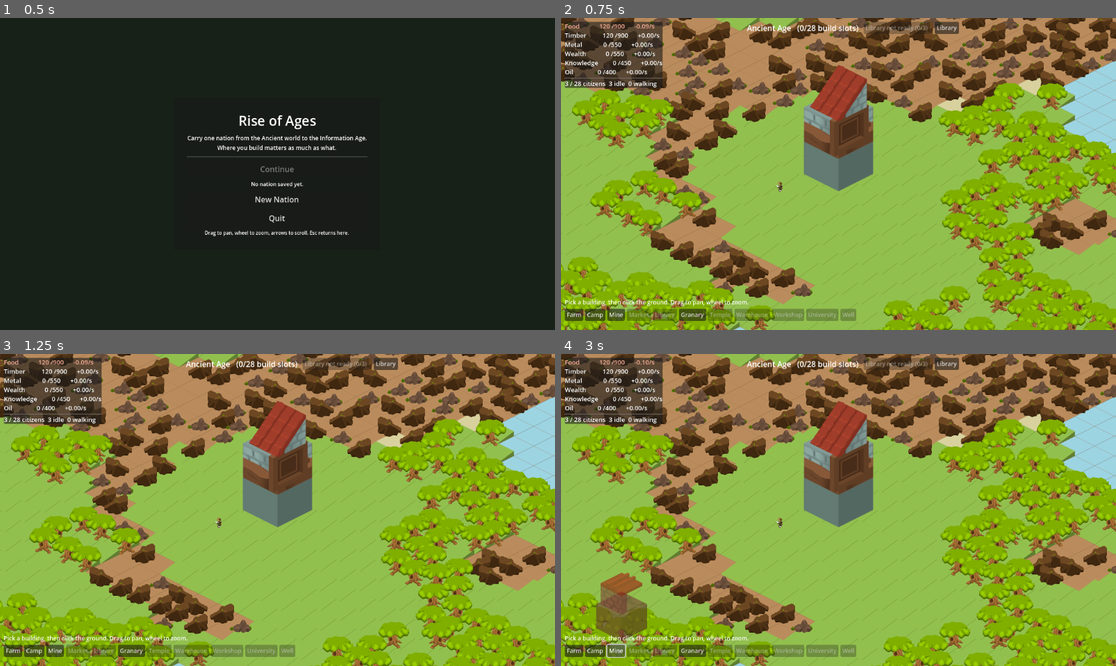
Above: before the commit, frames 1-4 (two rows, left to right).
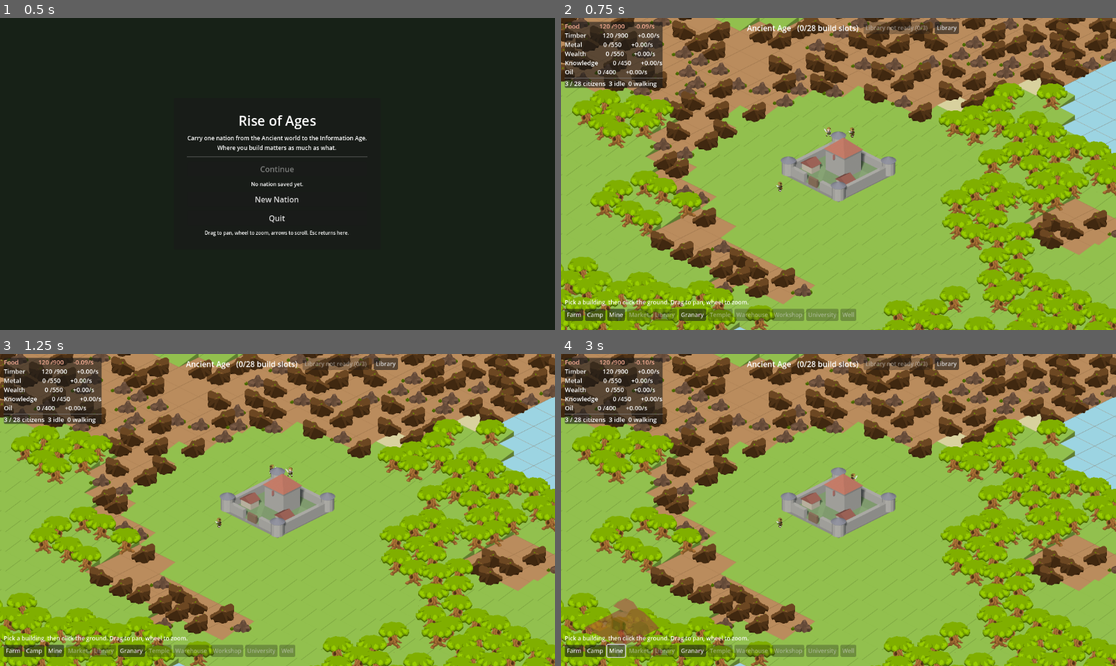
Above: after the commit, the same moments.

Repository: Sevin47/rise-of-ages
Game: Godot game, scene res://main.tscn
The game is run twice, just before and just after one commit, with the same random seed, the same clock (stepped at 60 frames per second) and the same inputs.
Inputs:
- Up to frame 1 (0.5 s): no input
- Up to frame 2 (0.75 s): click "New Nation" at 0.5 s
- Up to frame 3 (1.25 s): no input
- Up to frame 4 (3 s): click "Farm" at 1.25 s; click "Camp" at 2 s; click "Mine" at 2.75 s

Frame 1 is identical in both runs. In frame 2, 5.0% of the frame differs, in the area x 39-61%, y 14-60%; in frame 3, 5.0%; in frame 4, 6.6%, in the area x 4-61%, y 14-94%.

Commit message:
Model the whole building set
Twelve buildings, all through the same camera under the same lights, so
they match by construction rather than by inspection. That was the point
of the pipeline: with only the farm rendered there was a tileset to match,
and now there is not.

Each is modelled at its real footprint, two tiles and three for the city,
on a canvas sized to suit, so nothing is magnified. The scaling that
compensated for authoring at one tile is gone from art.gd.

Three fixes the first pass needed, all of them mine rather than the
pipeline's. Logs stood on end, because cylinder only extruded along Z; it
takes an axis now, rotated properly rather than by swapping coordinates,
which would be a reflection and would turn every face inside out. The mine
read as a heap of snow, being a pale smooth cone, and is now dark blocky
rock with an ore seam. And the exposure was too hot everywhere: a sun lamp
gives roughly albedo * energy / pi, so at energy 4 anything above about 0.7
albedo clipped, which turned marble, city walls and mid-grey rock into the
same paper white.

showcase.gd puts one of every building on the map and photographs it. The
contact sheet only says the set agrees with itself; this says whether it
agrees with the ground it stands on, which is the question that matters.

Verifiers unchanged: menu 27, save 24, play loop x3.20, and the balance
probe still byte-identical at 2h24m, 515/516 citizens, x2.83.

Co-Authored-By: Claude Opus 5 <noreply@anthropic.com>

Diff:
--- a/godot/art.gd
+++ b/godot/art.gd
@@ -130,8 +130,9 @@
 	var s := Sprite2D.new()
 	s.texture = load(RENDERED_DIR + def + ".png")
 	s.centered = true
-	# Authored one tile across, so an n-tile footprint is just n times bigger.
-	s.scale = Vector2(n, n)
+	# No scaling. Each building is modelled at its real footprint and rendered
+	# on a canvas sized to suit, so scaling here would only magnify pixels that
+	# were already the right size.
 	s.position = Vector2(mid.x, 0.0)
 	group.add_child(s)
 	return group
--- /dev/null
+++ b/godot/showcase.gd
@@ -0,0 +1,63 @@
+## Puts one of every building on the map and photographs it.
+##
+## The contact sheet says the set is consistent with itself. This says whether
+## it is consistent with the ground it stands on, which is a different question
+## and the one that actually matters.
+##
+##   godot --path godot --script showcase.gd
+extends SceneTree
+
+var game: Node2D
+
+
+func _init() -> void:
+	SaveGame.erase()
+	game = load("res://game.tscn").instantiate()
+	game.start_new = true
+	root.add_child(game)
+	await process_frame
+	await process_frame
+
+	# Pay for everything, so placement is about ground rather than economy.
+	for id in Content.RESOURCE_IDS:
+		game.state["res"][id] = 1.0e7
+
+	var placed := 0
+	for b in Content.BUILDINGS:
+		var def: String = b["id"]
+		if def == "city":
+			continue
+		# Age gates most of these, and the point is to see them all.
+		if Content.building(def)["age"] > game.state["age"]:
+			game.state["age"] = Content.building(def)["age"]
+		var spot: Vector2i = game.world.find_spot(def)
+		if spot.x < 0:
+			print("no room    %s" % def)
+			continue
+		game.ghost_def = def
+		game.ghost_tile = spot
+		game._try_place()
+		placed += 1
+		print("placed     %-11s at %s" % [def, spot])
+
+	print("")
+	print("%d buildings standing" % placed)
+
+	# Let the citizens walk out to them before the picture.
+	var elapsed := 0.0
+	while elapsed < 12.0:
+		await process_frame
+		elapsed += game.get_process_delta_time()
+
+	if DisplayServer.get_name() == "headless":
+		print("headless, so no screenshot")
+		quit()
+		return
+
+	# The viewport texture lags the state by a frame or two.
+	for i in 4:
+		await process_frame
+		await RenderingServer.frame_post_draw
+	root.get_texture().get_image().save_png("res://showcase.png")
+	print("wrote showcase.png")
+	quit()
Binary file added: godot/assets/rendered/camp.png
Not shown, added: godot/assets/rendered/camp.png.import
Binary file added: godot/assets/rendered/city.png
Not shown, added: godot/assets/rendered/city.png.import
Binary file changed: godot/assets/rendered/farm.png
Binary file added: godot/assets/rendered/granary.png
Not shown, changed: godot/assets/rendered/granary.png.import
Binary file removed: godot/assets/rendered/house.png
Binary file added: godot/assets/rendered/library.png
Not shown, added: godot/assets/rendered/library.png.import
Binary file added: godot/assets/rendered/market.png
Not shown, added: godot/assets/rendered/market.png.import
(and 15 more such lines)
